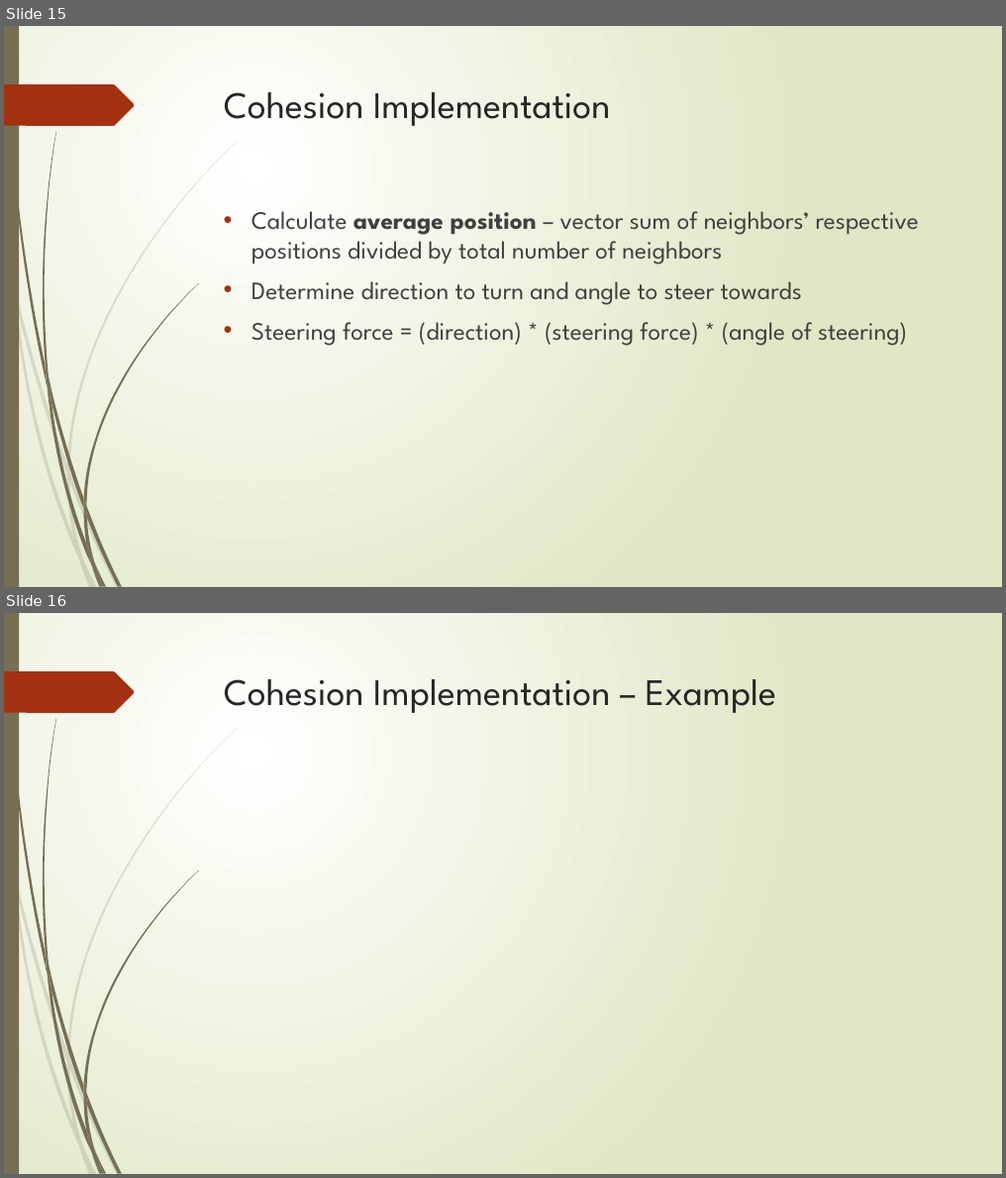
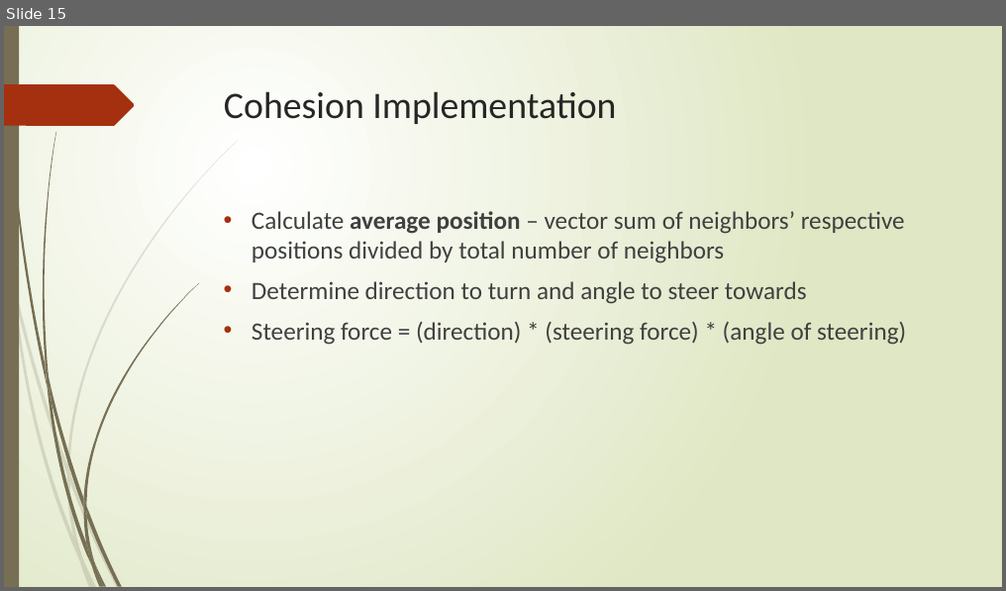
Before and after one commit to NattyBumppo/flockingdemo, a slide deck: flocking.pptx. Shown one above the other, each under a label of ours: slides 15 and 16 before the commit, slide 15 after it. The pictures are 1006x1178 and 1006x591 pixels, drawn with LibreOffice and Linux fonts; fonts in the diff are those of the drawing. Boxes give left, top, right and bottom in pixels: in the first picture for what was removed or moved away, otherwise in the second. Text is boxed around its words. In the diff, an @@ line names an element or a change of style, - is before the commit and + after.

```diff
--- a/flocking.pptx
+++ b/flocking.pptx
@@ slide 16 removed at bbox=[4, 613, 1002, 1174], background gradient #FFFFFF to #DFE8C4; not listed: 24 template elements that a slide beside it also shows @@
@@ title removed at bbox=[224, 679, 777, 713] @@
-Cohesion Implementation – Example
@@ slide 15 changed as well @@
@@ title "Cohesion Implementation" at bbox=[224, 91, 616, 124]: font League Spartan to Calibri @@
@@ text "Calculate average position – vector ..." at bbox=[252, 211, 906, 345]: font League Spartan to Calibri @@
```
Also in this commit, not shown: 18 other slides changed, 2 other slides removed, 2 other files.
